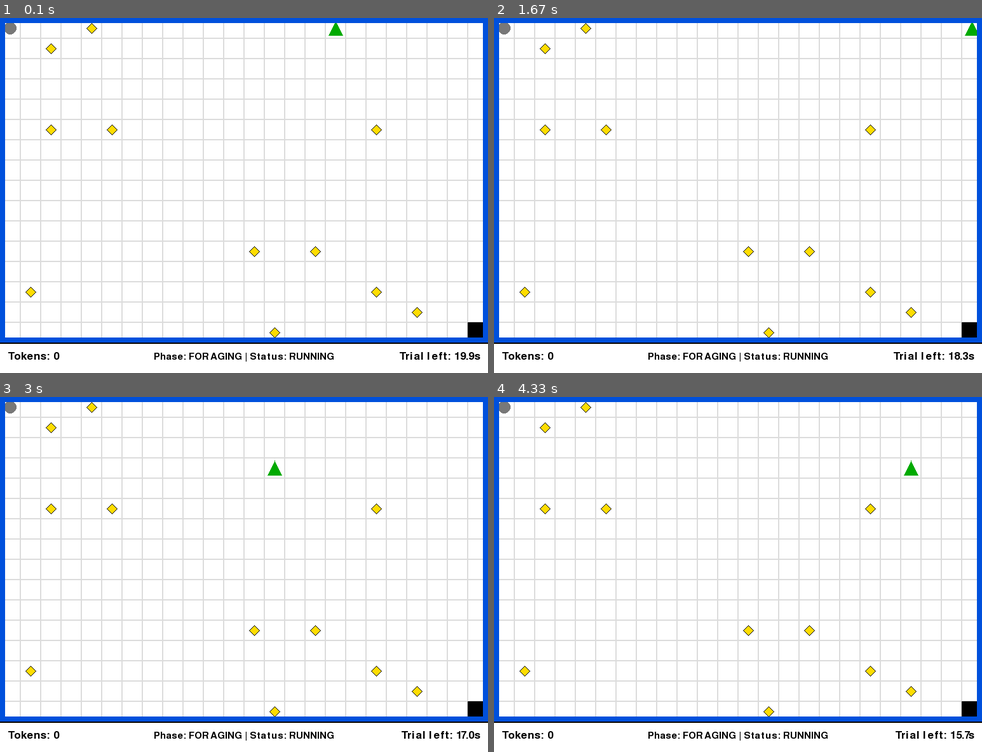
Above: before the commit, frames 1-4 (two rows, left to right).
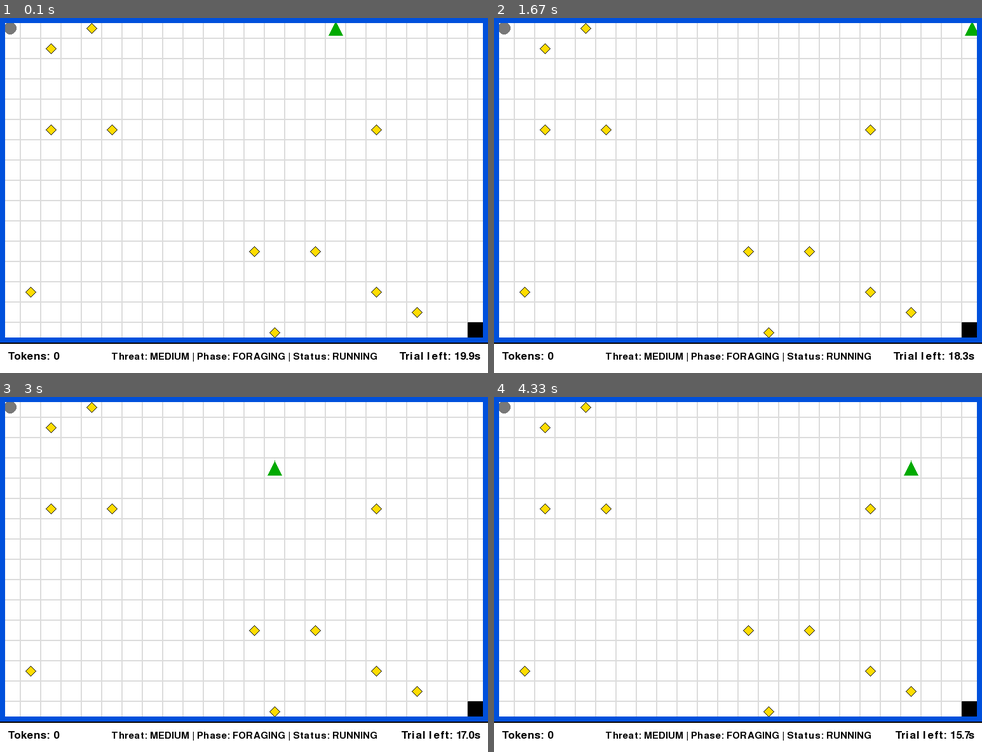
Above: after the commit, the same moments.

Repository: sinemaltun/Cognitive-Modelling-of-Biological-Agents
Game: pygame game, started from experiments/run_human.py
The game is run twice, just before and just after one commit, with the same random seed, the same clock (stepped at 60 frames per second) and the same inputs.
Inputs:
- Up to frame 1 (0.1 s): no input
- Up to frame 2 (1.67 s): hold Right 0.33-0.8 s; hold Up 0.83-1.13 s; hold Right 1.17-1.63 s
- Up to frame 3 (3 s): hold Left 1.67-2.2 s; hold Down 2.23-2.53 s; hold Left 2.57-2.97 s
- Up to frame 4 (4.33 s): hold Up 3-3.37 s; hold Right 3.4-4.03 s; hold Down from 4.07 s (still down)

The runs differ from the first frame. In frame 1, 0.6% of the frame differs, in the area x 22-78%, y 94-97%; in frame 2, 0.6%; in frame 3, 0.6%; in frame 4, 0.6%.

Commit message:
feat/refac: Final updates

Diff:
--- a/environment/state_features.py
+++ b/environment/state_features.py
@@ -19,6 +19,8 @@
     predator_awake: bool
     phase: int
 
+    threat_level: int
+
     @property
     def token_distance(self) -> int:
         return abs(self.token_dx) + abs(self.token_dy)
@@ -31,6 +33,18 @@
     def safe_distance(self) -> int:
         return abs(self.safe_dx) + abs(self.safe_dy)
 
+
+def discretize_threat_probability(probability: float,) -> int:
+    """
+        Turn float value threat probability into discrete threat level integer.
+    """
+    if probability < 0.35:
+        return 0
+
+    if probability < 0.65:
+        return 1
+
+    return 2
 
 def build_state_features(env: "ForagingGame",) -> StateFeatures:
     """
@@ -59,10 +73,12 @@
 
         predator_awake=env.predator.awake,
         phase=env.phase.value,
+
+        threat_level=(discretize_threat_probability(env.threat_probability)),
     )
 
 
-def build_td_state(env: "ForagingGame",) -> tuple[int, int, int, int, int, int, int, int]:
+def build_td_state(env: "ForagingGame",) -> tuple[int, int, int, int, int, int, int, int, int]:
     """
     Build the compact observation used by
     tabular Temporal-Difference methods
@@ -83,4 +99,6 @@
 
         int(features.predator_awake),
         features.phase,
+
+        features.threat_level,
     )
--- a/experiments/evaluate_qlearning.py
+++ b/experiments/evaluate_qlearning.py
@@ -45,9 +45,14 @@
     )
 
     parser.add_argument(
-        "--threat-probability",
+        "--threat-probabilities",
         type=float,
-        default=0.5,
+        nargs="+",
+        default=[0.2, 0.5, 0.8],
+        help=(
+            "Threat probabilities sampled uniformly "
+            "across evaluation episodes."
+        ),
     )
 
     parser.add_argument(
@@ -80,7 +85,7 @@
     run_dir = (PROJECT_ROOT / "results" / run_id)
 
     env = ForagingGame(
-        threat_probability=args.threat_probability,
+        threat_probability=args.threat_probabilities[0],
         realtime=False,
         steps_per_second=9,
         action_noise=args.action_noise,
@@ -102,7 +107,8 @@
             "base_seed": args.base_seed,
 
             "environment": {
-                "threat_probability": env.threat_probability,
+                "threat_probabilities": args.threat_probabilities,
+                "threat_sampling": "uniform_discrete",
                 "action_noise": env.action_noise,
                 "steps_per_second": env.steps_per_second,
                 "trial_duration": env.trial_duration,
@@ -121,6 +127,8 @@
 
         random.seed(episode_seed)
         np.random.seed(episode_seed)
+
+        env.threat_probability = random.choice(args.threat_probabilities)
 
         state = env.reset()
 
--- a/experiments/evaluate_sarsa.py
+++ b/experiments/evaluate_sarsa.py
@@ -43,9 +43,14 @@
     )
 
     parser.add_argument(
-        "--threat-probability",
+        "--threat-probabilities",
         type=float,
-        default=0.5,
+        nargs="+",
+        default=[0.2, 0.5, 0.8],
+        help=(
+            "Threat probabilities sampled uniformly "
+            "across evaluation episodes."
+        ),
     )
 
     parser.add_argument(
@@ -76,7 +81,7 @@
     run_dir = (PROJECT_ROOT / "results" / run_id)
 
     env = ForagingGame(
-        threat_probability=args.threat_probability,
+        threat_probability=args.threat_probabilities[0],
         realtime=False,
         steps_per_second=9,
         action_noise=args.action_noise,
@@ -98,7 +103,8 @@
             "base_seed": args.base_seed,
 
             "environment": {
-                "threat_probability": env.threat_probability,
+                "threat_probabilities": args.threat_probabilities,
+                "threat_sampling": "uniform_discrete",
                 "action_noise": env.action_noise,
                 "steps_per_second": env.steps_per_second,
                 "trial_duration": env.trial_duration,
@@ -119,6 +125,8 @@
         np.random.seed(episode_seed)
 
         state = env.reset()
+
+        env.threat_probability = random.choice(args.threat_probabilities)
 
         tracker = EpisodeTracker(
             run_id=run_id,
--- a/experiments/run_human.py
+++ b/experiments/run_human.py
@@ -1,4 +1,5 @@
 import argparse
+import random
 from datetime import datetime
 from pathlib import Path
 
@@ -20,10 +21,8 @@
 
 PROJECT_ROOT = Path(__file__).resolve().parent.parent
 
-
 def parse_arguments():
-    parser = argparse.ArgumentParser(
-        description="Run and log human participant trials.")
+    parser = argparse.ArgumentParser(description="Run and log human participant trials.")
 
     parser.add_argument(
         "--episodes",
@@ -38,9 +37,14 @@
     )
 
     parser.add_argument(
-        "--threat-probability",
+        "--threat-probabilities",
         type=float,
-        default=0.5,
+        nargs="+",
+        default=[0.2, 0.5, 0.8],
+        help=(
+            "Threat probabilities sampled uniformly "
+            "across evaluation episodes."
+        ),
     )
 
     parser.add_argument(
@@ -55,12 +59,24 @@
 def main():
     args = parse_arguments()
 
-    run_id = f"human_{args.participant_id}_" + datetime.now().strftime("%Y%m%d_%H%M%S")
-
-    run_dir = (PROJECT_ROOT / "results" / run_id)
-
+    run_id = (
+        f"human_{args.participant_id}_"
+        + datetime.now().strftime(
+            "%Y%m%d_%H%M%S"
+        )
+    )
+
+    run_dir = (
+        PROJECT_ROOT
+        / "results"
+        / run_id
+    )
+
+    # Initial value only.
+    # A new threat probability is selected
+    # before every episode reset.
     env = ForagingGame(
-        threat_probability=args.threat_probability,
+        threat_probability=args.threat_probabilities[0],
         realtime=True,
         action_noise=args.action_noise,
     )
@@ -81,15 +97,24 @@
             "episodes": args.episodes,
 
             "environment": {
-                "threat_probability": env.threat_probability,
+                "threat_probabilities": args.threat_probabilities,
+
+                "threat_sampling": "uniform_discrete",
+
                 "action_noise": env.action_noise,
+
                 "trial_duration": env.trial_duration,
+
                 "chase_duration": env.chase_duration,
+
                 "realtime": True,
                 "rewards": env.rewards,
             },
         },
     )
+
+    # Select the threat condition for the first episode.
+    env.threat_probability = random.choice(args.threat_probabilities)
 
     env.reset()
 
@@ -103,6 +128,7 @@
         run_seed=None,
         episode_seed=None,
     )
+
     tracker.start(env)
 
     run_statistics = RunStatistics()
@@ -117,7 +143,12 @@
             continue
 
         if action is not None:
-            (_, reward, done, info,) = env.step(action)
+            (
+                _,
+                reward,
+                done,
+                info,
+            ) = env.step(action)
 
             logger.log_step(
                 tracker.record_step(
@@ -137,6 +168,8 @@
 
                 print(
                     f"Episode {episode} finished | "
+                    f"Threat probability: "
+                    f"{env.threat_probability:.1f} | "
                     f"Status: "
                     f"{episode_record.status} | "
                     f"Gross tokens: "
@@ -147,7 +180,13 @@
 
                 if episode >= args.episodes:
                     running = False
+
                 else:
+                    # IMPORTANT:
+                    # Choose the next threat condition
+                    # before calling reset().
+                    env.threat_probability = random.choice(args.threat_probabilities)
+
                     env.reset()
 
                     tracker = EpisodeTracker(
@@ -166,14 +205,18 @@
 
     renderer.close()
 
-    completed = episode
-
     save_run_summary(
         run_dir,
         {
             "run_id": run_id,
             "mode": "human",
             "model_type": "human",
+            "participant_id": args.participant_id,
+
+            "threat_probabilities": args.threat_probabilities,
+
+            "threat_sampling": "uniform_discrete",
+
             **run_statistics.to_summary_dict(),
         },
     )
--- a/experiments/train_qlearning.py
+++ b/experiments/train_qlearning.py
@@ -31,11 +31,13 @@
 RUN_DIR = RESULTS_DIR / RUN_ID
 MODEL_PATH = MODEL_DIR / f"{RUN_ID}.pkl"
 
-EPISODES = 50_000
+EPISODES = 100_000
 SEED = 42
 
 PROGRESS_WINDOW = 100
 LOG_STEP_EVERY_N_EPISODES = 500
+
+THREAT_PROBABILITIES = [0.2, 0.5, 0.8]
 
 
 def mean_field(records: list, field_name: str,) -> float:
@@ -61,7 +63,7 @@
     np.random.seed(SEED)
 
     env = ForagingGame(
-        threat_probability=0.5,
+        threat_probability=THREAT_PROBABILITIES[0],
         realtime=False,
         steps_per_second=10,
         action_noise=0.0,
@@ -95,7 +97,8 @@
                 "width": env.grid.width,
                 "height": env.grid.height,
 
-                "threat_probability": env.threat_probability,
+                "threat_probabilities": THREAT_PROBABILITIES,
+                "threat_sampling": "uniform_discrete",
 
                 "trial_duration": env.trial_duration,
 
@@ -120,6 +123,8 @@
 
     for episode in range(EPISODES):
         epsilon_used = agent.epsilon
+
+        env.threat_probability = random.choice(THREAT_PROBABILITIES) # Allow random sampling of different threat levels
 
         state = env.reset()
 
--- a/experiments/train_sarsa.py
+++ b/experiments/train_sarsa.py
@@ -31,11 +31,13 @@
 RUN_DIR = RESULTS_DIR / RUN_ID
 MODEL_PATH = MODEL_DIR / f"{RUN_ID}.pkl"
 
-EPISODES = 50_000
+EPISODES = 100_000
 SEED = 42
 
 PROGRESS_WINDOW = 100
 LOG_STEP_EVERY_N_EPISODES = 500
+
+THREAT_PROBABILITIES = [0.2, 0.5, 0.8]
 
 
 def mean_field(records: list, field_name: str,) -> float:
@@ -61,7 +63,7 @@
     np.random.seed(SEED)
 
     env = ForagingGame(
-        threat_probability=0.5,
+        threat_probability=THREAT_PROBABILITIES[0],
         realtime=False,
         steps_per_second=10,
         action_noise=0.0,
@@ -95,7 +97,8 @@
                 "width": env.grid.width,
                 "height": env.grid.height,
 
-                "threat_probability": env.threat_probability,
+                "threat_probabilities": THREAT_PROBABILITIES,
+                "threat_sampling": "uniform_discrete",
 
                 "trial_duration": env.trial_duration,
 
@@ -120,6 +123,8 @@
 
     for episode in range(EPISODES):
         epsilon_used = agent.epsilon
+
+        env.threat_probability = random.choice(THREAT_PROBABILITIES) # Allow random sampling of different threat levels
 
         state = env.reset()
         action = agent.choose_action(state)
--- a/visualization/pygame_renderer.py
+++ b/visualization/pygame_renderer.py
@@ -127,13 +127,31 @@
 
         pygame.draw.rect(self.screen, color, frame_rect, FRAME_WIDTH,)
 
+    def _threat_level_text(self) -> str:
+        probability = (
+            self.env.threat_probability
+        )
+
+        if probability <= 0.2:
+            return "LOW"
+
+        if probability <= 0.5:
+            return "MEDIUM"
+
+        return "HIGH"
+
     def _draw_info_panel(self):
         panel_y = self.grid_height_px
 
         pygame.draw.rect(
             self.screen,
             WHITE,
-            pygame.Rect(0, panel_y, self.screen_width, INFO_PANEL_HEIGHT, ),
+            pygame.Rect(
+                0,
+                panel_y,
+                self.screen_width,
+                INFO_PANEL_HEIGHT,
+            ),
         )
 
         pygame.draw.line(
@@ -145,21 +163,58 @@
         )
 
         phase_text = self.env.phase.name
+
         status_text = self.env.status.name
-        tokens_text = f"Tokens: {self.env.player.collected_tokens}"
+
+        threat_text = (
+            self._threat_level_text()
+        )
+
+        tokens_text = (
+            f"Tokens: "
+            f"{self.env.player.collected_tokens}"
+        )
 
         if self.env.phase == Phase.CHASE:
-            time_text = f"Chase left: "f"{self.env.remaining_chase_time():.1f}s"
+            time_text = (
+                f"Chase left: "
+                f"{self.env.remaining_chase_time():.1f}s"
+            )
         else:
-            time_text = f"Trial left: "f"{self.env.remaining_trial_time():.1f}s"
-
-        left_text = self.font.render(tokens_text,True, BLACK,)
-
-        middle_text = self.small_font.render(f"Phase: {phase_text} | Status: {status_text}",True, BLACK,)
-
-        right_text = self.font.render(time_text,True,BLACK,)
-
-        self.screen.blit(left_text,(12, panel_y + 13),)
+            time_text = (
+                f"Trial left: "
+                f"{self.env.remaining_trial_time():.1f}s"
+            )
+
+        left_text = self.font.render(
+            tokens_text,
+            True,
+            BLACK,
+        )
+
+        middle_text = self.small_font.render(
+            (
+                f"Threat: {threat_text} | "
+                f"Phase: {phase_text} | "
+                f"Status: {status_text}"
+            ),
+            True,
+            BLACK,
+        )
+
+        right_text = self.font.render(
+            time_text,
+            True,
+            BLACK,
+        )
+
+        self.screen.blit(
+            left_text,
+            (
+                12,
+                panel_y + 13,
+            ),
+        )
 
         self.screen.blit(
             middle_text,
Not shown, changed: README.md
